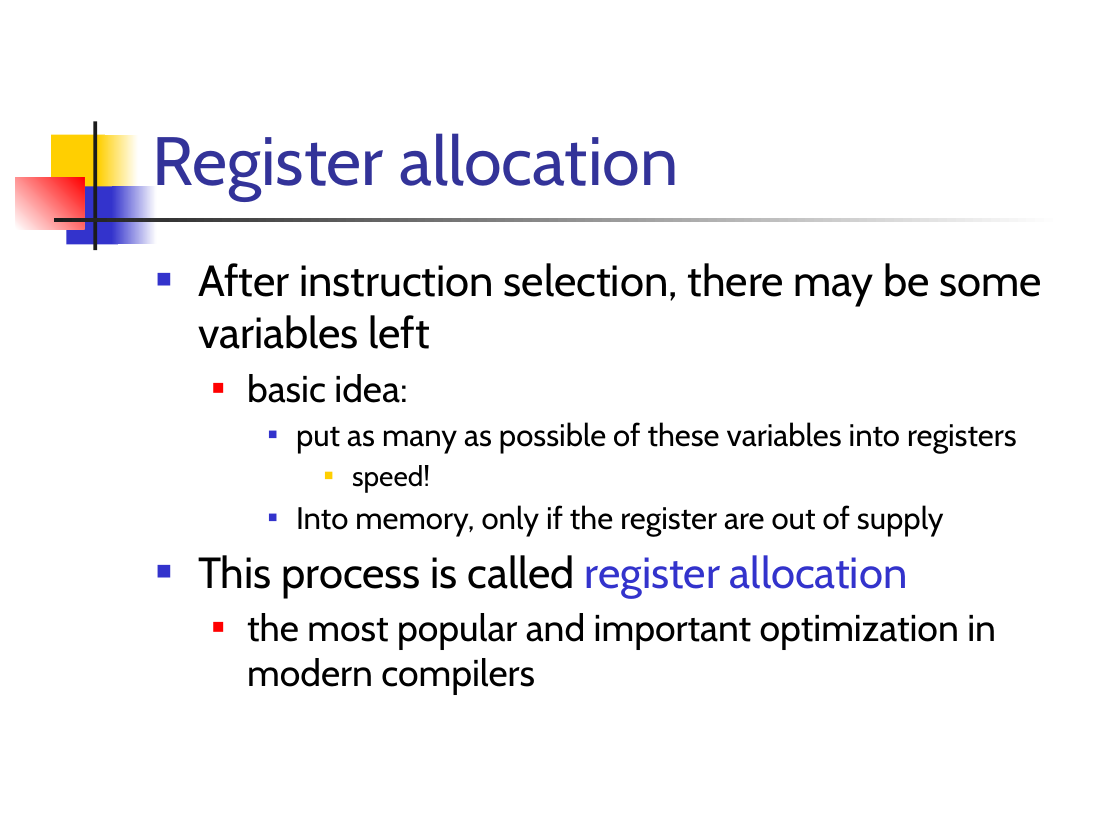
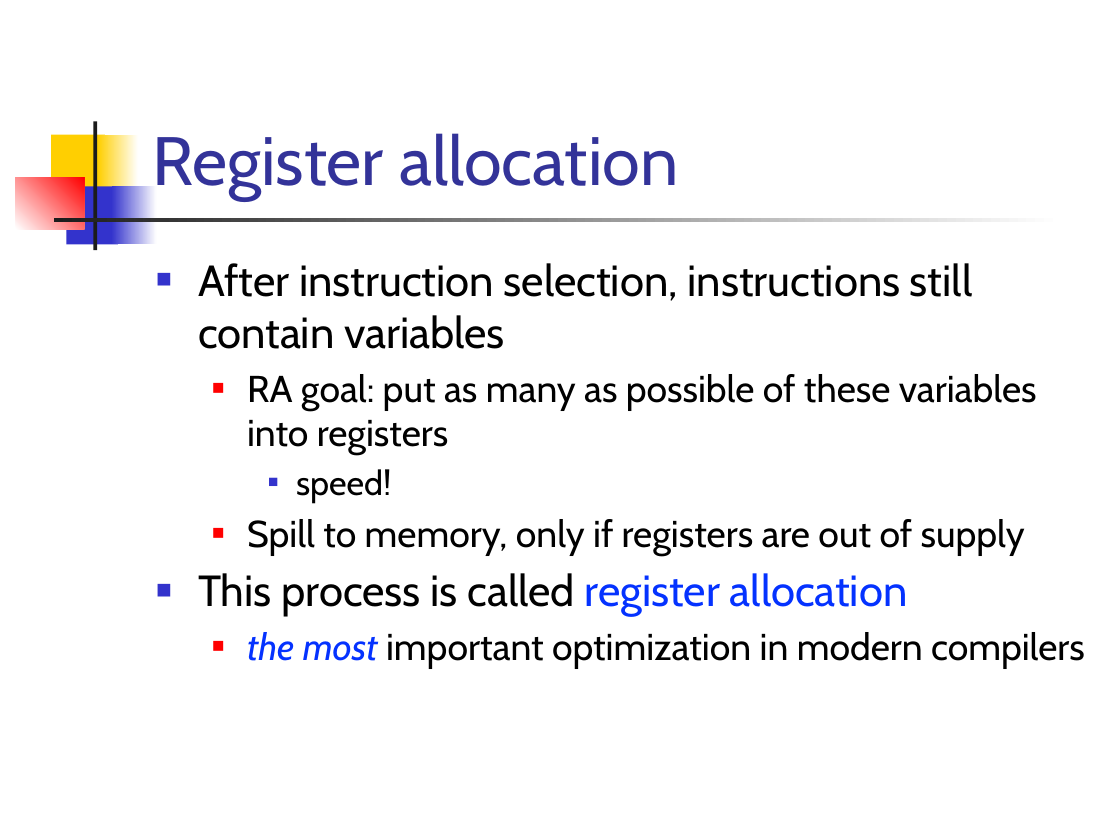
Before and after one commit to csslab-ustc/csslab-ustc.github.io, a slide deck: slide 5 of courses/compiler/slides/lec18-reg-alloc-gc.pptx. Drawn at 1120x840 pixels with LibreOffice and Linux fonts; fonts in the diff are those of the drawing. Boxes give left, top, right and bottom in pixels: in the first picture for what was removed or moved away, otherwise in the second. Text is boxed around its words. In the diff, an @@ line names an element or a change of style, - is before the commit and + after.

```diff
--- a/courses/compiler/slides/lec18-reg-alloc-gc.pptx
+++ b/courses/compiler/slides/lec18-reg-alloc-gc.pptx
@@ text at [198, 263, 1037, 455]: text changed @@
-■ After instruction selection, there may be some variables left
-  ■ basic idea:
-    ■ put as many as possible of these variables into registers
+■ After instruction selection, instructions still contain variables
+  ■ RA goal: put as many as possible of these variables into registers
@@ text at [198, 469, 908, 617]: size 18 to 22 pt in "speed!"; text colour #3333CC to #0432FF in "register allocation"; list level 4 to 3 in "speed!"; bullet colour #FFCF01 to #3333CC @@
@@ text at [247, 519, 1025, 555]: text changed; size 20 to 24 pt @@
-    ■ Into memory, only if the register are out of supply
+  ■ Spill to memory, only if registers are out of supply
@@ text at [247, 632, 1085, 668]: text changed @@
-  ■ the most popular and important optimization in modern compilers
+  ■ the most important optimization in modern compilers
```
Also in this commit, not shown: 53 other slides changed, 3 slides added, 1 slide removed, 8 other files.
